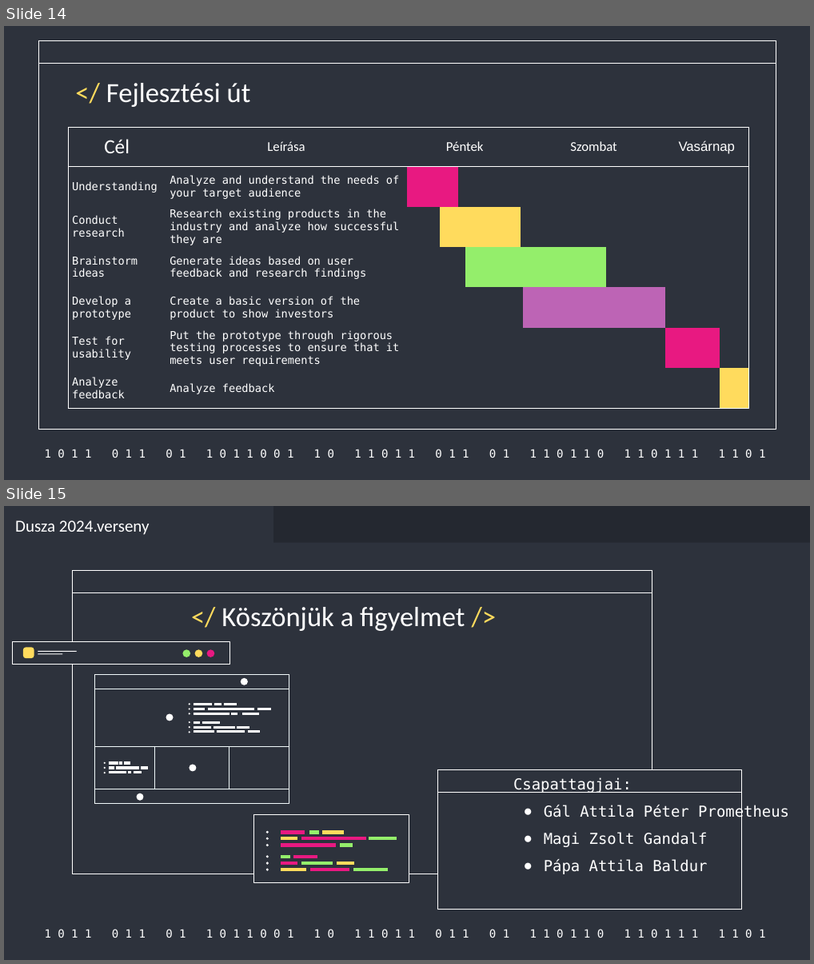
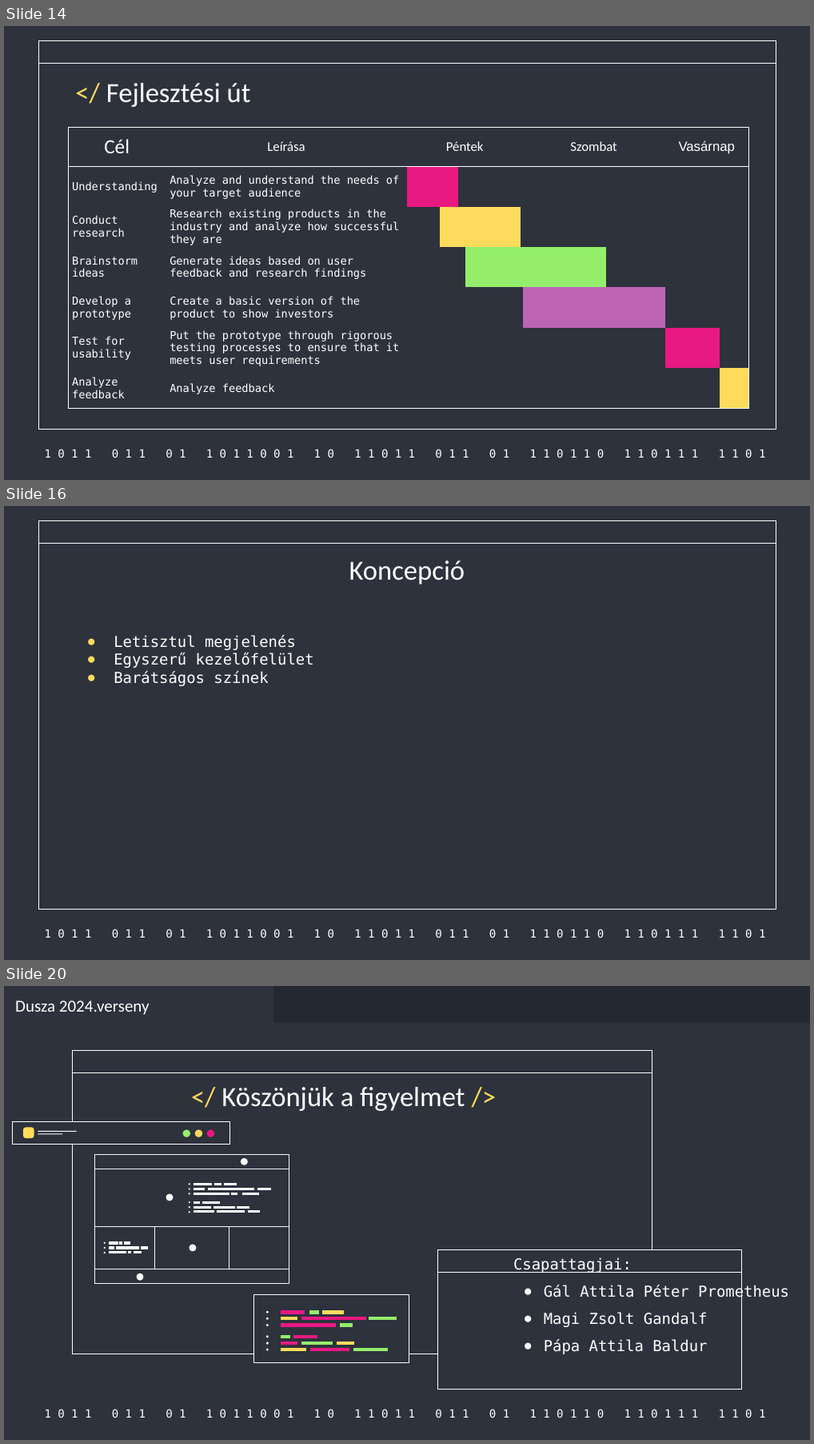
Before and after one commit to Acsilaa/dusza2024-25, a slide deck: Hell yeah ppt.pptx. Shown one above the other, each under a label of ours: slides 14 and 15 before the commit, slides 14, 16 and 20 after it; the slides between them are not shown. The pictures are 814x964 and 814x1444 pixels, drawn with LibreOffice and Linux fonts; fonts in the diff are those of the drawing. Boxes give left, top, right and bottom in pixels: in the first picture for what was removed or moved away, otherwise in the second. Text is boxed around its words. In the diff, an @@ line names an element or a change of style, - is before the commit and + after.

```diff
--- a/Hell yeah ppt.pptx
+++ b/Hell yeah ppt.pptx
@@ slide 16 added at [4, 506, 810, 960], background #2D323C; not listed: 3 template elements that a slide beside it also shows @@
@@ title added at [350, 560, 466, 584], 33 pt, text #FFFFFF @@
+Koncepció
@@ text added at [114, 635, 314, 686], 18 pt, text #FFFFFF @@
+● Letisztul megjelenés
+● Egyszerű kezelőfelület
+● Barátságos színek
@@ what was slide 15 is now slide 20 @@
```
Also in this commit, not shown: 4 other slides added.
